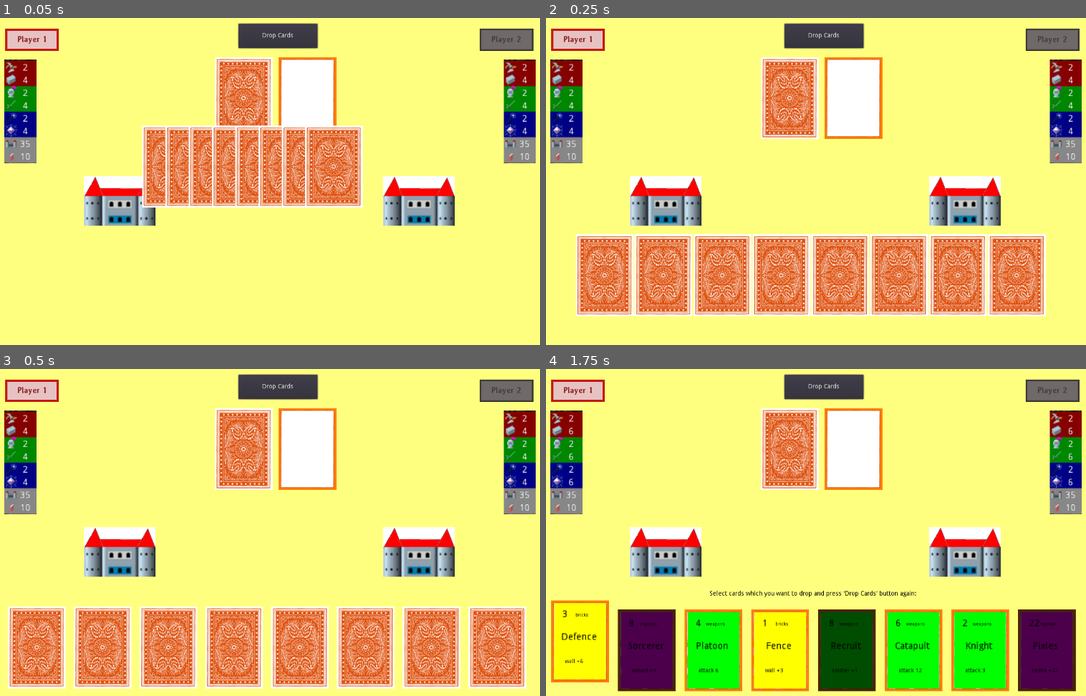
Above: before the commit, frames 1-4 (two rows, left to right).
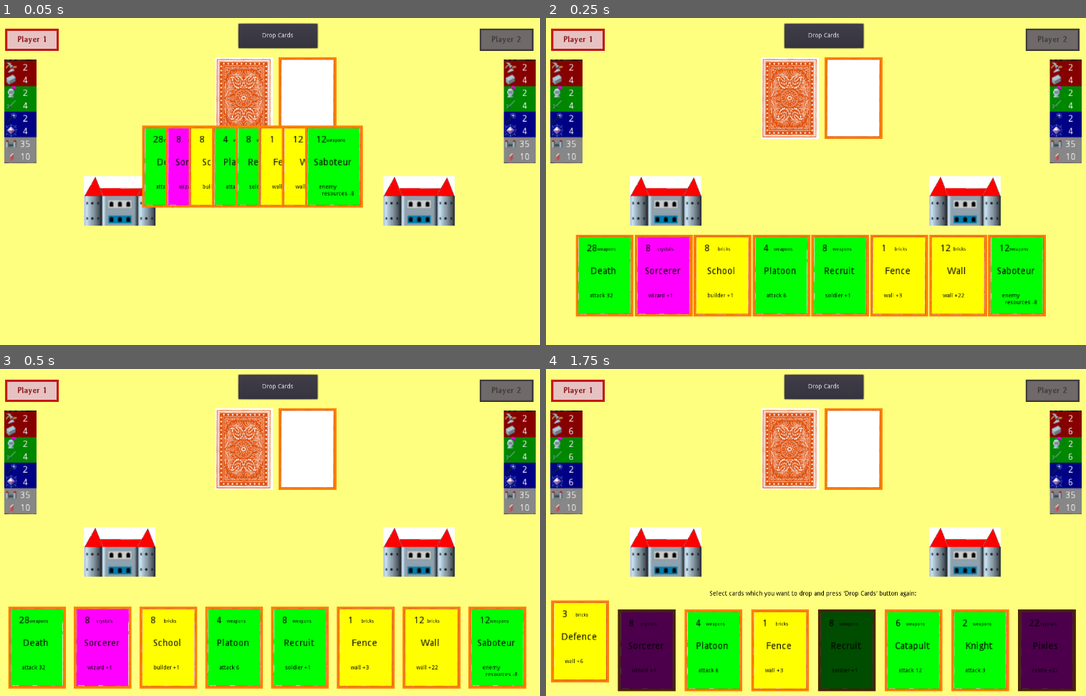
Above: after the commit, the same moments.

Repository: applemangames/CastleWars
Game: Godot game, scene res://Scenes/Game.tscn
The game is run twice, just before and just after one commit, with the same random seed, the same clock (stepped at 60 frames per second) and the same inputs.
Inputs (mouse positions are in pixels of both pictures, inside the frame that each line leads up to):
- Up to frame 1 (0.05 s): no input
- Up to frame 2 (0.25 s): no input
- Up to frame 3 (0.5 s): no input
- Up to frame 4 (1.75 s): click "Drop Cards" at 0.5 s; click (578, 650) at 1.27 s

The runs differ from the first frame. In frame 1, 10% of the frame differs, in the area x 26-68%, y 32-58%; in frame 2, 21%, in the area x 5-93%, y 66-92%; in frame 3, 21%; in frame 4, nothing differs.

Commit message:
fix small bug in redrawing of text on the card

Diff:
--- a/Scenes/Card.tscn
+++ b/Scenes/Card.tscn
@@ -24,7 +24,6 @@
 script = ExtResource( 1 )
 
 [node name="Front" type="Sprite" parent="."]
-visible = false
 position = Vector2( 0.103394, 0.191719 )
 scale = Vector2( 0.75, 0.75 )
 texture = ExtResource( 2 )
@@ -33,7 +32,6 @@
 [node name="Description" type="Node2D" parent="Front"]
 position = Vector2( 25.985, 21.928 )
 scale = Vector2( 2, 2 )
-z_index = 10
 
 [node name="Name" type="Label" parent="Front/Description"]
 margin_left = 0.485026
@@ -96,6 +94,7 @@
 shortcut_in_tooltip = false
 
 [node name="Back" type="Sprite" parent="."]
+visible = false
 scale = Vector2( 0.75, 0.75 )
 texture = ExtResource( 3 )
 centered = false
Not shown, changed: TODO
